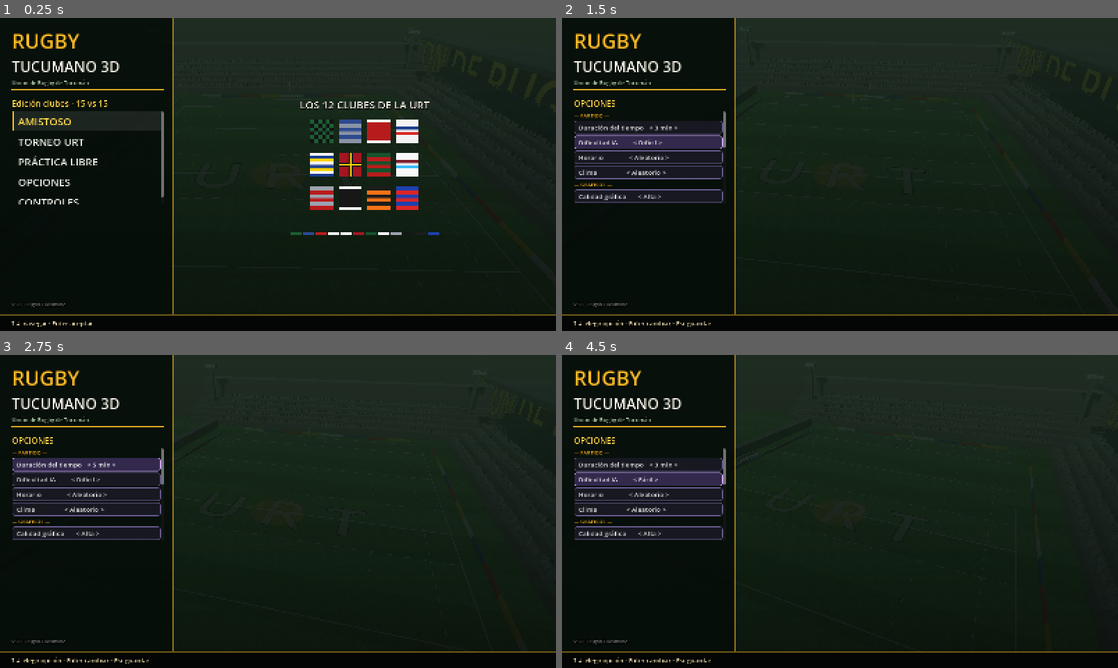
Above: before the commit, frames 1-4 (two rows, left to right).
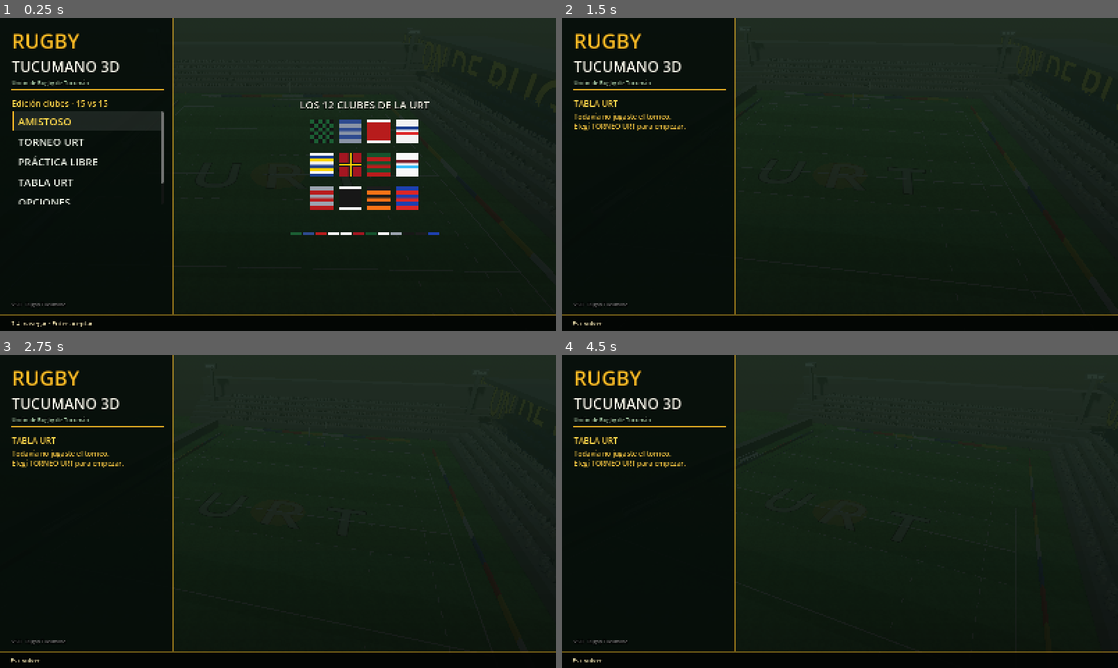
Above: after the commit, the same moments.

Repository: ezealiprandi/rugby-3d
Game: Godot game, scene res://scenes/main.tscn
The game is run twice, just before and just after one commit, with the same random seed, the same clock (stepped at 60 frames per second) and the same inputs.
Inputs (mouse positions are in pixels of both pictures, inside the frame that each line leads up to):
- Up to frame 1 (0.25 s): no input
- Up to frame 2 (1.5 s): click (650, 180) at 0.5 s, where only the run after the commit has a clickable "TABLA URT"; click (650, 143) at 1.25 s, where only the run before the commit has a clickable "Dificultad IA < Normal >"
- Up to frame 3 (2.75 s): click (88, 464) at 2 s, where only the run before the commit has a clickable "Duración del tiempo < 3 min >"
- Up to frame 4 (4.5 s): click (650, 464) at 2.75 s, where only the run before the commit has a clickable "Duración del tiempo < 5 min >"; click (650, 464) at 3.5 s, where only the run before the commit has a clickable "Duración del tiempo < 2 min >"; click (650, 480) at 4.25 s, where only the run before the commit has a clickable "Dificultad IA < Difícil >"

The runs differ from the first frame. In frame 1, 0.3% of the frame differs, in the area x 3-30%, y 51-60%; in frame 2, 3.4%; in frame 3, 3.3%; in frame 4, 3.4%, in the area x 2-30%, y 26-99%.

Commit message:
Menú M3: tabla URT desde el menú
- Nuevo item TABLA URT en el nav: muestra la tabla completa
  del torneo en curso sin jugar la fecha
- Próxima fecha (tu club vs rival) debajo de la tabla
- Mensaje si todavía no empezó el torneo
- Mono-espaciado con BBCode, traducido a EN/ES

Generated with [Devin](https://devin.ai)

Co-Authored-By: Devin <158243242+devin-ai-integration[bot]@users.noreply.github.com>

Diff:
--- a/scripts/menu.gd
+++ b/scripts/menu.gd
@@ -4,7 +4,7 @@
 # Menú principal estilo Rugby 25 / EA Sports: panel de navegación lateral
 # izquierdo con ítems grandes, zona "hero" a la derecha (muro de camisetas /
 # vista previa del club) y barra inferior de hints de teclado.
-enum Step { HIDDEN, TITLE, HOME, AWAY, CONTROLS, OPTIONS }
+enum Step { HIDDEN, TITLE, HOME, AWAY, CONTROLS, OPTIONS, TABLE }
 
 var game: RugbyGame
 var step := Step.HIDDEN
@@ -25,6 +25,7 @@
 var nav_btns: Array[Button] = []
 var content_box: VBoxContainer
 var controls_lbl: RichTextLabel
+var table_lbl: RichTextLabel
 var opt_box: VBoxContainer
 var opt_btns: Array[Button] = []
 var opt_hdrs := {}          # Label -> clave de idioma
@@ -57,6 +58,12 @@
 	"CAMPEÓN 2026": "2026 CHAMPION",
 	"PARTIDO": "MATCH", "GRÁFICOS": "GRAPHICS", "AUDIO": "AUDIO",
 	"ACCESIBILIDAD": "ACCESSIBILITY", "IDIOMA": "LANGUAGE",
+	"TABLA URT": "URT TABLE",
+	"Todavía no jugaste el torneo.\nElegí TORNEO URT para empezar.":
+		"You haven't played the tournament yet.\nChoose URT TOURNAMENT to start.",
+	"Próxima fecha": "Next fixture",
+	"FECHA": "ROUND",
+	"TABLA URT —": "URT TABLE —",
 	"Duración del tiempo": "Match half length",
 	"Dificultad IA": "AI difficulty",
 	"Horario": "Time of day", "Clima": "Weather",
@@ -298,6 +305,7 @@
 		["AMISTOSO", func(): _on_mode_pressed("friendly")],
 		["TORNEO URT", func(): _on_mode_pressed("tournament")],
 		["PRÁCTICA LIBRE", func(): _on_mode_pressed("practice")],
+		["TABLA URT", _on_table_pressed],
 		["OPCIONES", _on_options_pressed],
 		["CONTROLES", _on_controls_pressed],
 	]
@@ -374,6 +382,18 @@
 			opt_box.add_child(ob)
 			opt_btns.append(ob)
 
+	# tabla del torneo (monoespaciada con [code])
+	table_lbl = RichTextLabel.new()
+	table_lbl.bbcode_enabled = true
+	table_lbl.fit_content = true
+	table_lbl.scroll_active = false
+	table_lbl.size_flags_horizontal = Control.SIZE_EXPAND_FILL
+	table_lbl.add_theme_font_size_override("mono_font_size", 18)
+	table_lbl.add_theme_font_size_override("normal_font_size", 20)
+	table_lbl.add_theme_color_override("default_color", Color(0.92, 0.95, 0.9))
+	table_lbl.visible = false
+	content_box.add_child(table_lbl)
+
 	# controles con BBCode (teclas en dorado)
 	controls_lbl = RichTextLabel.new()
 	controls_lbl.bbcode_enabled = true
@@ -528,6 +548,7 @@
 	grid.visible = step == Step.HOME or step == Step.AWAY
 	opt_box.visible = step == Step.OPTIONS
 	controls_lbl.visible = step == Step.CONTROLS
+	table_lbl.visible = step == Step.TABLE
 	hero_box.visible = is_title
 	preview_box.visible = step == Step.HOME or step == Step.AWAY
 	result_lbl.visible = is_title and result_lbl.text != ""
@@ -544,7 +565,7 @@
 			for i in nav_btns.size():
 				nav_btns[i].text = T([
 					"AMISTOSO", "TORNEO URT", "PRÁCTICA LIBRE",
-					"OPCIONES", "CONTROLES"][i])
+					"TABLA URT", "OPCIONES", "CONTROLES"][i])
 			nav_btns[nav_idx].grab_focus()
 		Step.HOME:
 			prompt_lbl.text = T("ELEGÍ TU EQUIPO") + \
@@ -565,6 +586,10 @@
 			hint_lbl.text = T("Esc volver")
 			var txt: String = CONTROLS_EN if game.opt_lang == "en" else CONTROLS_ES
 			controls_lbl.text = _bb_controls(txt)
+		Step.TABLE:
+			prompt_lbl.text = T("TABLA URT")
+			hint_lbl.text = T("Esc volver")
+			_fill_table()
 		Step.OPTIONS:
 			prompt_lbl.text = T("OPCIONES")
 			hint_lbl.text = T("↑↓ elegir opción · Enter cambiar · Esc guardar")
@@ -670,7 +695,7 @@
 
 func _back() -> void:
 	match step:
-		Step.HOME, Step.CONTROLS, Step.OPTIONS:
+		Step.HOME, Step.CONTROLS, Step.OPTIONS, Step.TABLE:
 			step = Step.TITLE
 		Step.AWAY:
 			step = Step.HOME
@@ -698,6 +723,24 @@
 func _on_options_pressed() -> void:
 	step = Step.OPTIONS
 	_update_view()
+
+
+func _on_table_pressed() -> void:
+	step = Step.TABLE
+	_update_view()
+
+
+func _fill_table() -> void:
+	if game.tour_table.is_empty():
+		table_lbl.text = "[color=#f5c542]" + 			T("Todavía no jugaste el torneo.\nElegí TORNEO URT para empezar.") + 			"[/color]"
+		return
+	var t := game._table_text().replace("TABLA URT — FECHA",
+		T("TABLA URT —") + " " + T("FECHA"))
+	if game.tour_pos < game.tour_fixture.size():
+		t += "\n[color=#f5c542]" + T("Próxima fecha") + ": " + 			RugbyTeams.CLUBS[game.home_idx]["name"] + " vs " + 			RugbyTeams.CLUBS[game.tour_fixture[game.tour_pos]]["name"] + 			"[/color]"
+	else:
+		t += "\n[color=#f5c542]Torneo terminado[/color]"
+	table_lbl.text = "[code]" + t + "[/code]"
 
 
 func _opt_info(i: int) -> Array:
